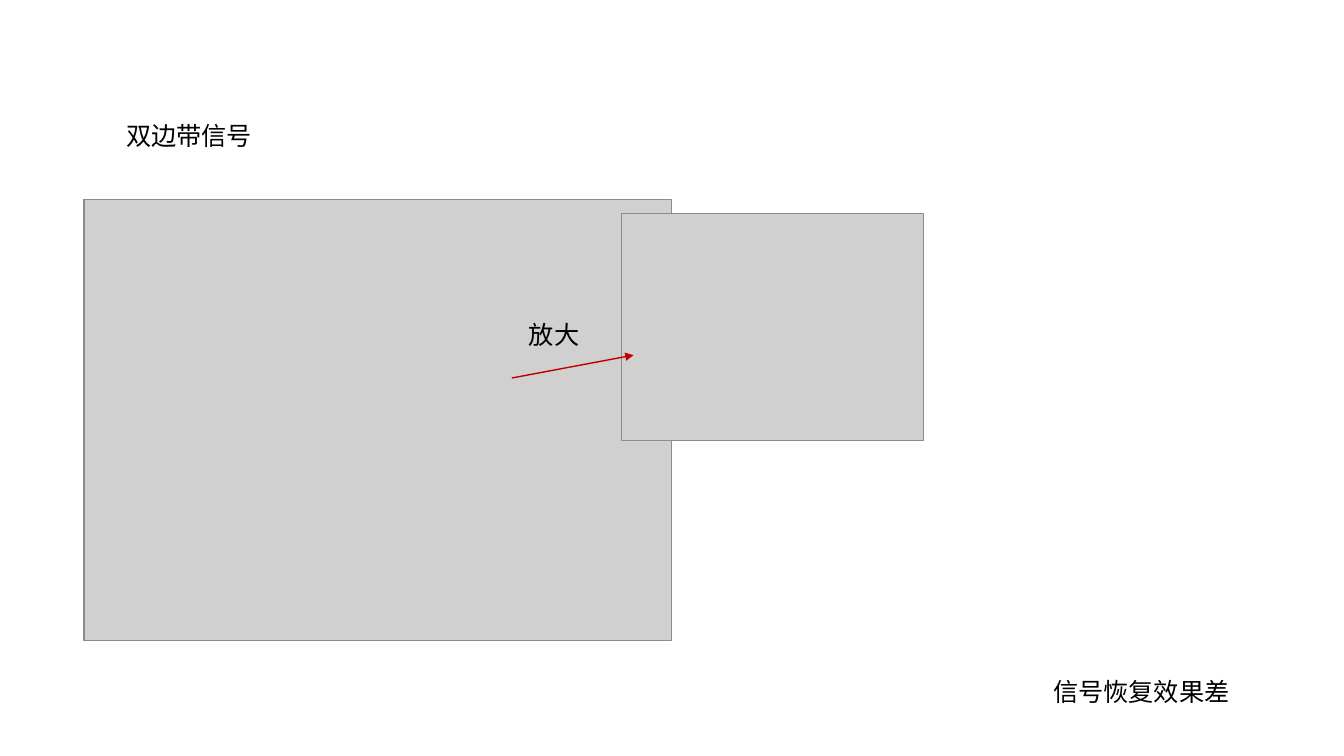
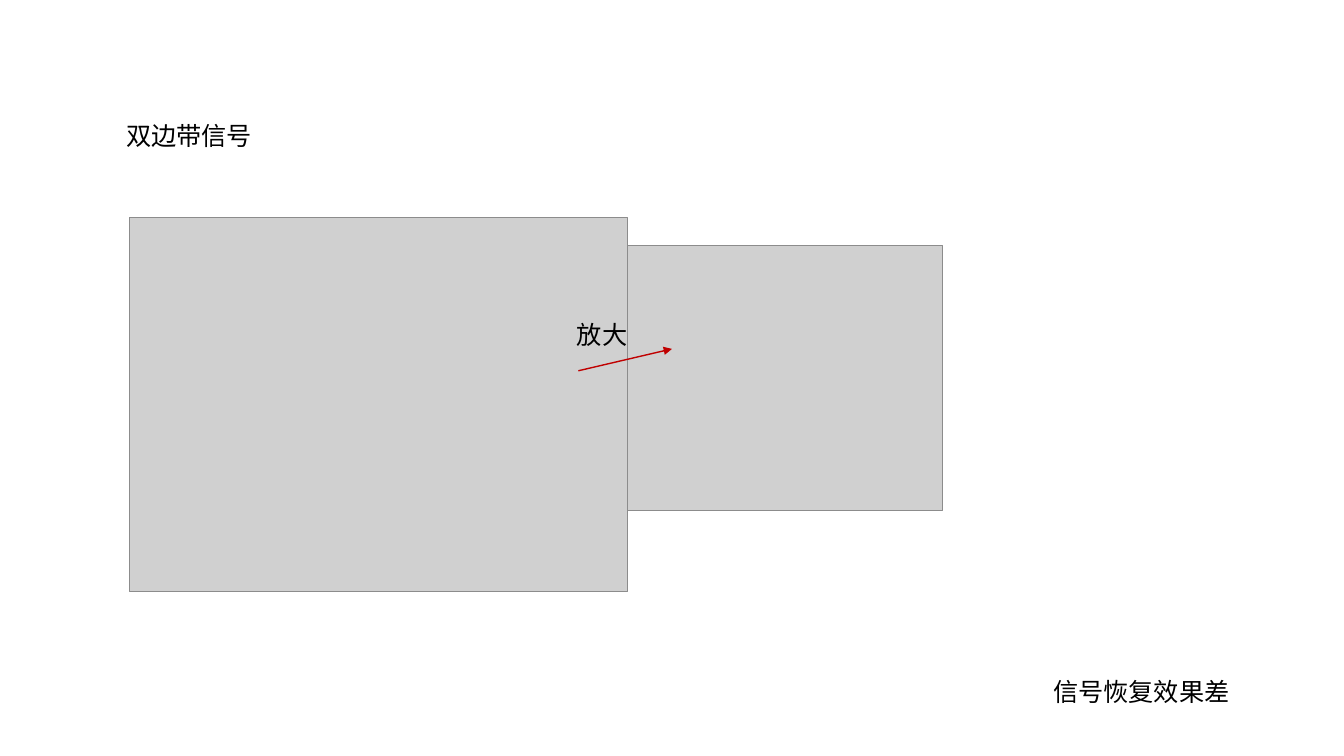
Before and after one commit to dadaguai007/KK, a slide deck: slide 2 of Note/图片存储.pptx. Drawn at 1344x756 pixels with LibreOffice and Linux fonts; fonts in the diff are those of the drawing; grey boxes stand for pictures. Boxes give left, top, right and bottom in pixels: in the first picture for what was removed or moved away, otherwise in the second. Text is boxed around its words. In the diff, an @@ line names an element or a change of style, - is before the commit and + after.

```diff
--- a/Note/图片存储.pptx
+++ b/Note/图片存储.pptx
@@ picture: place and size @@
-picture at box(84, 200, 671, 641)
+picture at box(129, 218, 628, 592)
@@ picture: place and size @@
-picture at box(622, 214, 924, 440)
+picture at box(589, 245, 943, 510)
@@ text "放大": place and size @@
-text "放大" at box(529, 323, 579, 346)
+text "放大" at box(577, 323, 627, 346)
@@ arrow moved from (512, 378) - (634, 355) to (579, 371) - (673, 349) @@
```
Also in this commit, not shown: 9 other slides changed, 1 slide added, 1 slide removed, 4 other files.
